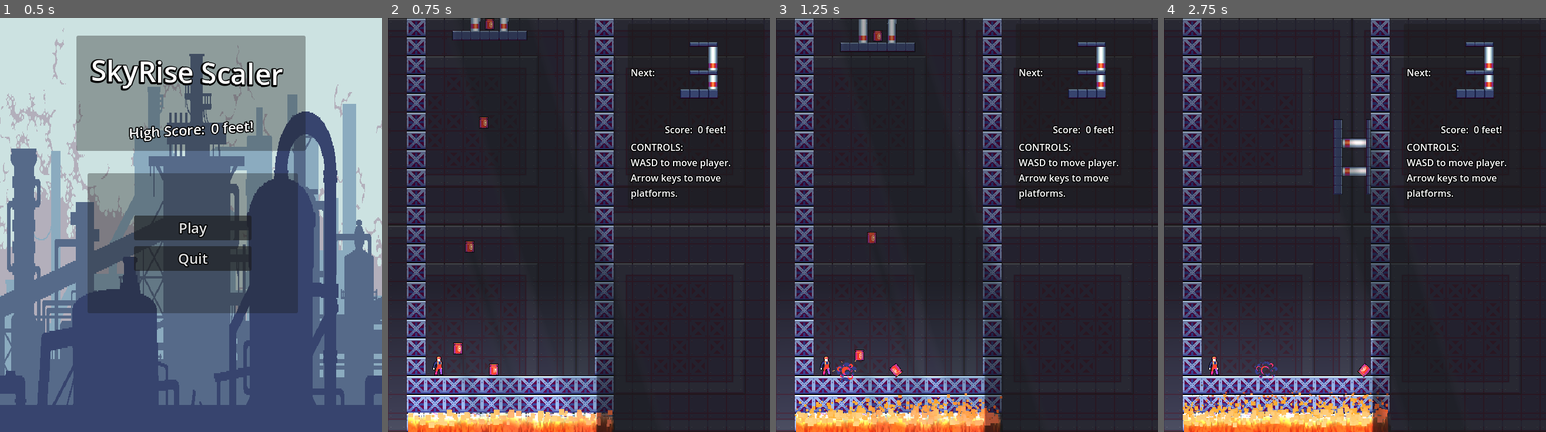
Above: before the commit, frames 1-4 (left to right).
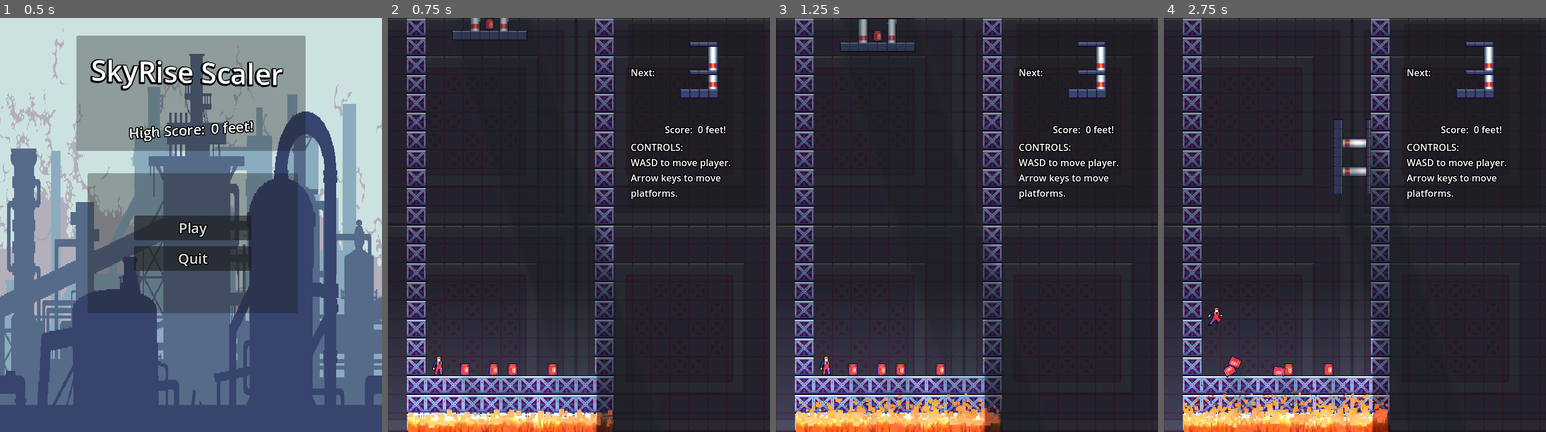
Above: after the commit, the same moments.

Repository: RexShipton/SkyRise-Scaler
Game: Godot game, scene res://scenes/main_menu.tscn
Same seed, same stepped clock (60 frames per second), same inputs: the game is played once before the commit and once after it. Sound files missing from this copy of the repository are replaced by a short silence.
Inputs (mouse positions are in pixels of both pictures, inside the frame that each line leads up to):
- Up to frame 1 (0.5 s): no input
- Up to frame 2 (0.75 s): click "Play" at 0.5 s
- Up to frame 3 (1.25 s): no input
- Up to frame 4 (2.75 s): move the mouse to (1439, 204) at 1.27 s; hold Down (block_fast_fall) 1.28-2.03 s; hold Right (block_right) from 1.28 s (still down); tap W (character_jump) at 1.52, 2.27 s; move the mouse to (1278, 245) at 2.02 s; tap Up (block_rotate) at 2.1 s

Frame 1 is identical in both runs. In frame 2, 0.5% of the frame differs, in the area x 17-49%, y 23-100%; in frame 3, 1.0%; in frame 4, 2.0%, in the area x 11-59%, y 69-100%.

Commit message:
moved barrels

Diff:
--- a/new-game-project/world.tscn
+++ b/new-game-project/world.tscn
@@ -93,16 +93,16 @@
 [node name="itemManager" type="Node2D" parent="."]
 
 [node name="RigidBody2D" parent="itemManager" instance=ExtResource("6_7v22v")]
-position = Vector2(119, 551)
+position = Vector2(131, 595)
 
 [node name="RigidBody2D2" parent="itemManager" instance=ExtResource("6_7v22v")]
-position = Vector2(139, 378)
+position = Vector2(212, 594)
 
 [node name="RigidBody2D3" parent="itemManager" instance=ExtResource("6_7v22v")]
 position = Vector2(180, 593)
 
 [node name="RigidBody2D4" parent="itemManager" instance=ExtResource("6_7v22v")]
-position = Vector2(163, 167)
+position = Vector2(280, 595)
 
 [node name="Lava" parent="." instance=ExtResource("7_vbyjo")]
 position = Vector2(364, 714)
